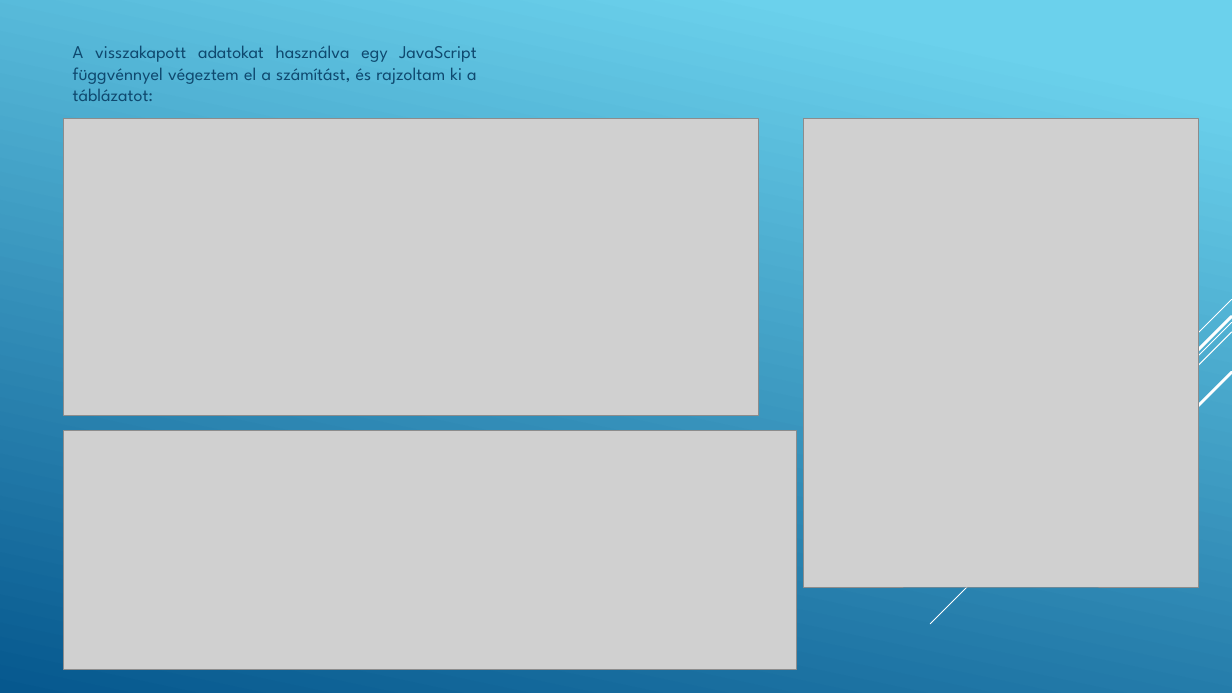
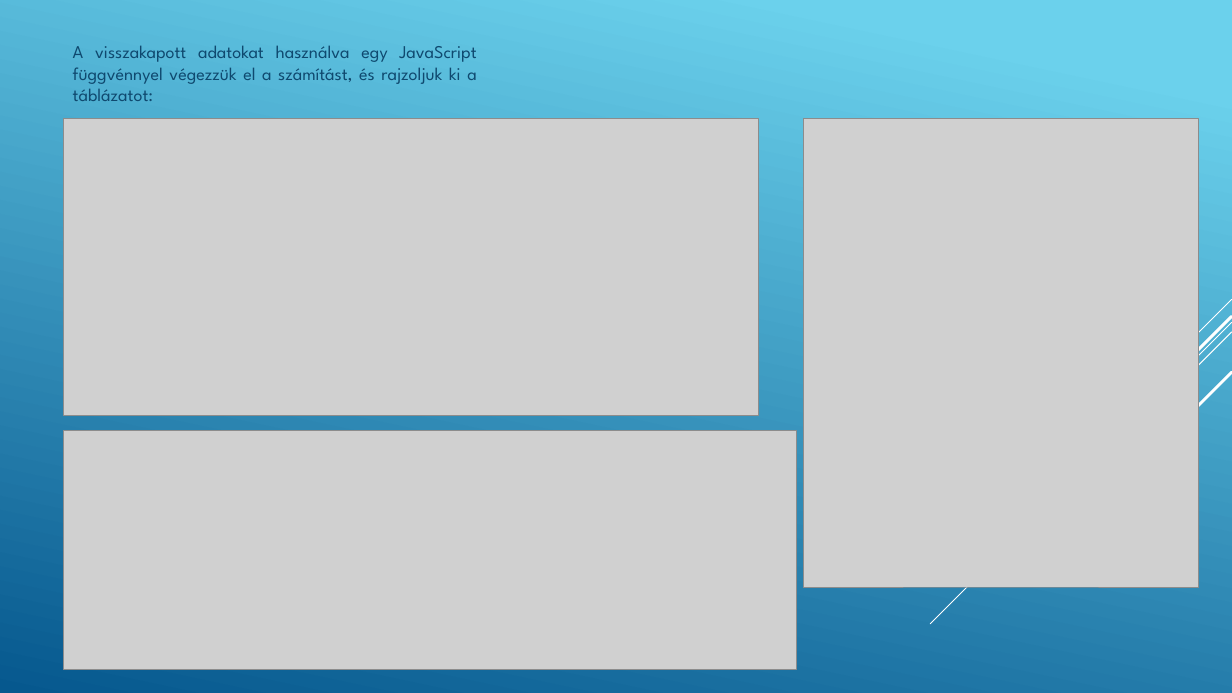
Before and after one commit to lekkaLive/lekkaproject, a slide deck: slide 6 of prezentacio/Adatkezelői webalkalmazás.pptx. Drawn at 1232x693 pixels with LibreOffice and Linux fonts; fonts in the diff are those of the drawing; grey boxes stand for pictures. Boxes give left, top, right and bottom in pixels: in the first picture for what was removed or moved away, otherwise in the second. Text is boxed around its words. In the diff, an @@ line names an element or a change of style, - is before the commit and + after.

```diff
--- a/prezentacio/Adatkezelői webalkalmazás.pptx
+++ b/prezentacio/Adatkezelői webalkalmazás.pptx
@@ text at [73,45,476,101]: text changed @@
-A visszakapott adatokat használva egy JavaScript függvénnyel végeztem el a számítást, és rajzoltam ki a táblázatot:
+A visszakapott adatokat használva egy JavaScript függvénnyel végezzük el a számítást, és rajzoljuk ki a táblázatot:
```
Also in this commit, not shown: 9 other slides changed, 2 other files.
